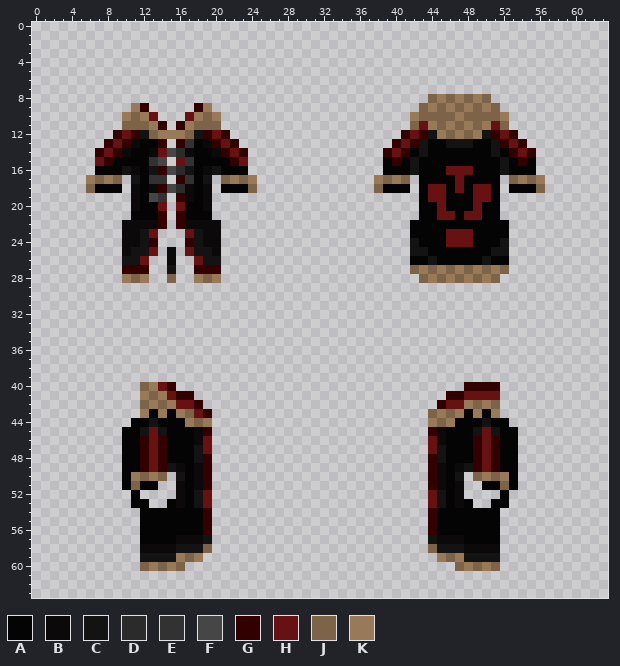
Pixel-art sprite -- Resources/Textures/_Umbra/Clothing/OuterClothing/WinterCoats/arduscoat.rsi/equipped-OUTERCLOTHING.png. The picture above was drawn from the file before the commit.
The file is 64x64 pixels. Colours within 5 levels of each other are drawn and written as one.
Palette (. is transparent): A #040404  B #0b0909  C #141313  D #2b2b2b  E #323232  F #464646  G #330000  H #681113  J #7d6448  K #997a58
Pixels before (only the part around the change), first column x 0:
32 ................................................................
33 ................................................................
34 ................................................................
35 ................................................................
36 ................................................................
37 ................................................................
38 ................................................................
39 ................................................................
40 ............JKHG................................GGGG............
41 ............KJKHGG............................GGHHHH............
42 ............JKJKHHG..........................GHHKJKJ............
43 ............KAKAKJHG........................JKJKAKAK............
44 ...........AACAAAKJK........................KJKAAACAA...........
45 ..........AACHCAAABG........................GBAAACHCAA..........
46 ..........AAGHGAAABH........................HBAAAGHGAA..........
47 ..........AAGHGAAACH........................HCAAAGHGAA..........
48 ..........AAGHGAAACG........................GCAAAGHGAA..........
49 ..........AAGHGCBABG........................GBABCGHGAA..........
50 ..........AKJKJ.CABG........................GBAC.JKJKA..........
51 ..........AJAA..BABG........................GBAB..AAJA..........
52 ...........A....BACH........................HCAB....A...........
53 ...........AA..ABACH........................HCABA..AA...........
54 ............AAAAAAAG........................GAAAAAAA............
After the commit:
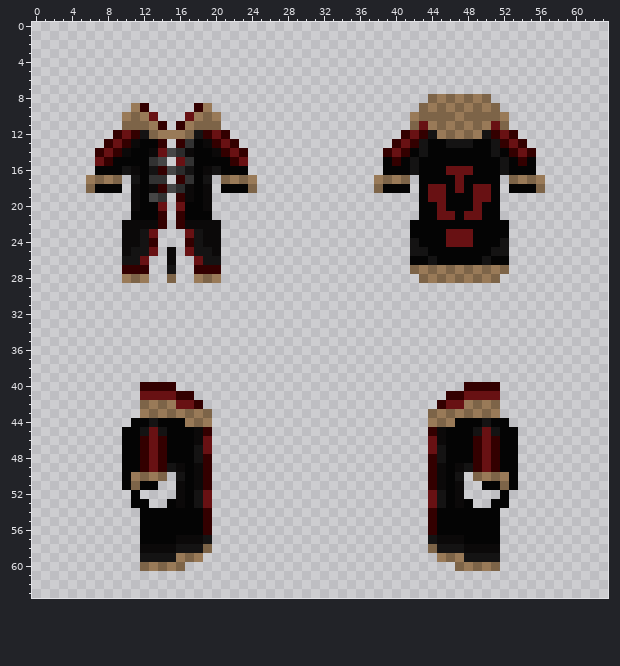
The edit:
{"y":40,"x":12,"old":"JKH","new":"GGG"}
{"y":41,"x":12,"old":"KJK","new":"HHH"}
{"y":43,"x":13,"old":"A","new":"J"}
{"y":43,"x":15,"old":"A","new":"J"}
{"y":43,"x":18,"old":"HG","new":"KJ"}
{"y":43,"x":48,"old":"A","new":"J"}
{"y":43,"x":50,"old":"A","new":"J"}
{"label":"changed","picture_box":[140,382,212,418]}
{"label":"changed","picture_box":[464,409,491,418]}
